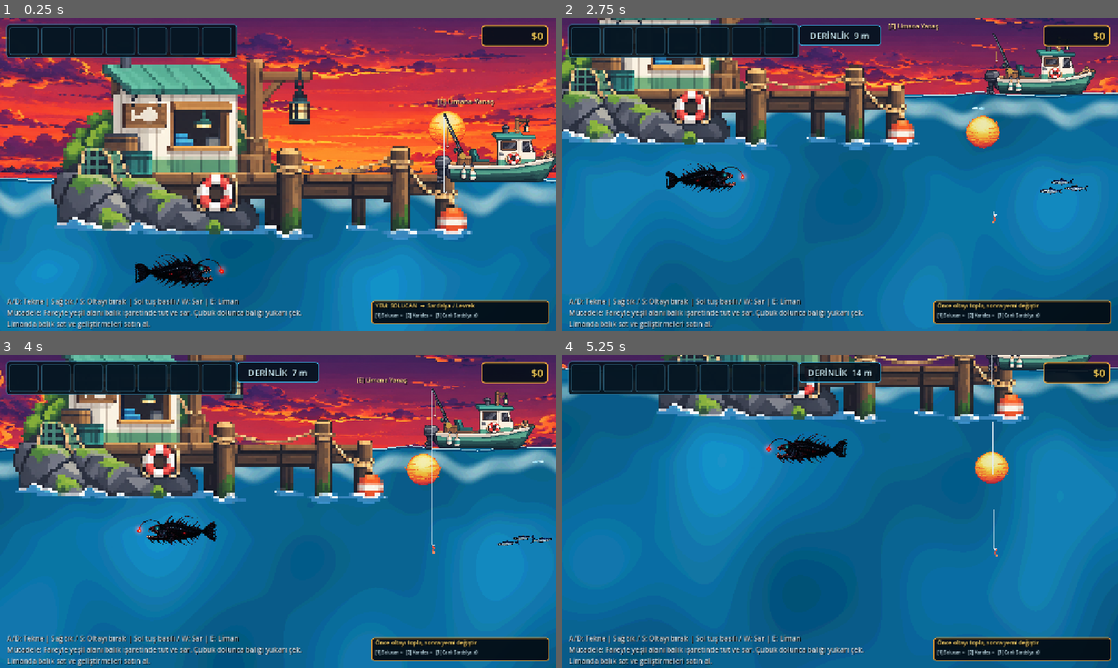
Above: before the commit, frames 1-4 (two rows, left to right).
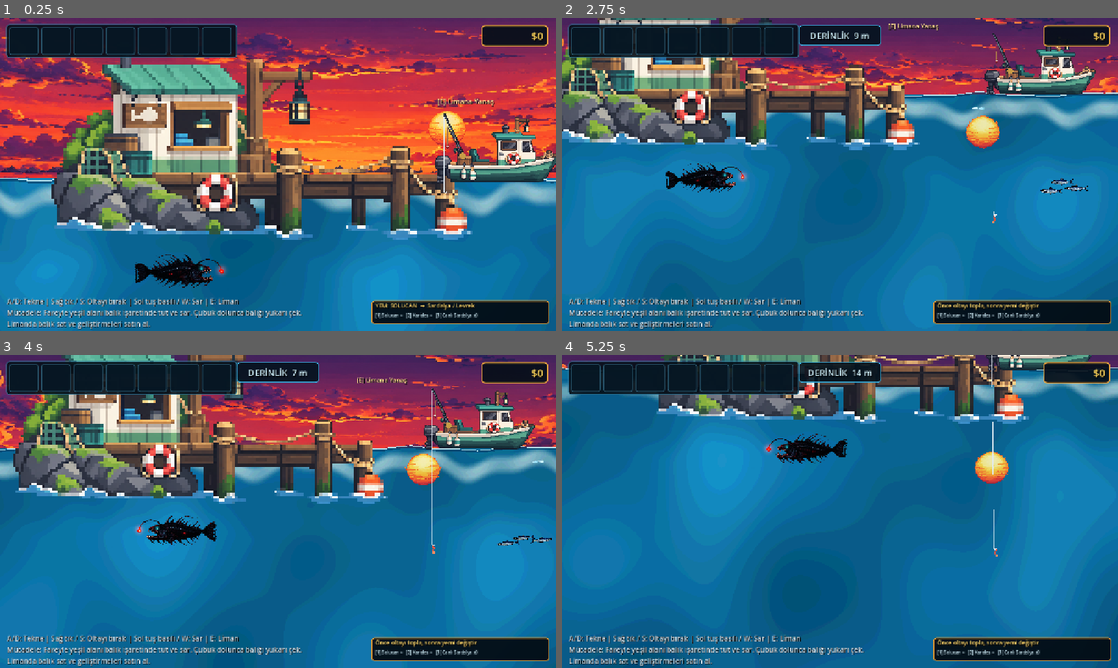
Above: after the commit, the same moments.

Repository: mirackayademir/TinyFisher
Game: Godot game, scene res://scenes/world.tscn
Two runs of this game, one before a commit and one after it. Both use one fixed random seed, a clock stepped at 60 frames per second and the inputs below.
Inputs (mouse positions are in pixels of both pictures, inside the frame that each line leads up to):
- Up to frame 1 (0.25 s): no input
- Up to frame 2 (2.75 s): tap Enter at 0.5 s; move the mouse to (962, 158) at 0.52 s; hold D (move_right) 0.53-1.28 s; tap E (dock) at 0.6 s; click (962, 158) at 0.67 s; move the mouse to (728, 190) at 1.27 s; hold S 1.28-2.03 s; tap 1 at 1.35 s; move the mouse to (895, 105) at 2.02 s; hold D (move_right) from 2.03 s (still down); tap 2 at 2.1 s
- Up to frame 3 (4 s): move the mouse to (250, 574) at 2.77 s; release D (move_right) at 2.78 s; hold W 2.78-3.53 s; tap 3 at 2.85 s; click (250, 574) at 2.92 s; move the mouse to (444, 558) at 3.52 s; hold A (move_left) from 3.53 s (still down); tap E (dock) at 3.6 s
- Up to frame 4 (5.25 s): move the mouse to (673, 464) at 4.27 s; tap 1 at 4.35 s; move the mouse to (867, 511) at 5.02 s; release A (move_left) at 5.03 s; hold S from 5.03 s (still down); tap 2 at 5.1 s; click (867, 511) at 5.17 s

The runs differ from the first frame. In frame 1, less than 0.1% of the frame differs, in the area x 9-11%, y 50-51%; in frame 2, less than 0.1%, in the area x 86-95%, y 51-56%; in frame 3, less than 0.1%; in frame 4, less than 0.1%.

Commit message:
Add subtle back wave layer 5 of 36

Diff:
--- a/scenes/environment_layers.gd
+++ b/scenes/environment_layers.gd
@@ -2,7 +2,8 @@
 
 # TinyFisher katmanli dunya altyapisi.
 # 36 environment gorseli TEK TEK eklenecek.
-# Aktif: 1) sky_base_01.png  2) sun_01_TEMP.png  3) horizon_land_01.png  4) ocean_surface_base_01.png
+# Aktif: 1) sky_base_01.png  2) sun_01_TEMP.png  3) horizon_land_01.png
+#        4) ocean_surface_base_01.png  5) wave_back_01.png
 
 const ENV_ROOT_NAME: String = "EnvironmentLayers"
 const DECOR_SEED: int = 9042026
@@ -37,6 +38,7 @@
 const SUN_TEXTURE_PATH: String = "res://assets/environment/surface/sun_01_TEMP.png"
 const HORIZON_TEXTURE_PATH: String = "res://assets/environment/surface/horizon_land_01.png"
 const OCEAN_SURFACE_TEXTURE_PATH: String = "res://assets/environment/surface/ocean_surface_base_01.png"
+const WAVE_BACK_TEXTURE_PATH: String = "res://assets/environment/surface/wave_back_01.png"
 
 var _scene_id: int = 0
 var _world: Node2D = null
@@ -48,7 +50,7 @@
 func _ready() -> void:
 	process_mode = Node.PROCESS_MODE_ALWAYS
 	_rng.seed = DECOR_SEED
-	print("ENVIRONMENT LAYERS V11: OCEAN SURFACE TEKRARSIZ")
+	print("ENVIRONMENT LAYERS V12: WAVE BACK 5/36")
 
 
 func _process(_delta: float) -> void:
@@ -85,7 +87,8 @@
 	_build_sun_only()
 	_build_horizon_only()
 	_build_ocean_surface_only()
-	print("ENVIRONMENT: 4/36 aktif")
+	_build_wave_back_only()
+	print("ENVIRONMENT: 5/36 aktif")
 
 
 func _prepare_base_layer_order() -> void:
@@ -231,8 +234,6 @@
 	root.name = "OceanSurfaceArt"
 	layer.add_child(root)
 
-	# Bu gorsel tile edilmez. Tek bir uzun yuzey bandi olarak tum dunya genisligine yayilir.
-	# Boylece onceki surumde olusan kutu kutu tekrar ve dikey ek yerleri tamamen kalkar.
 	var fade_shader: Shader = Shader.new()
 	fade_shader.code = (
 		"shader_type canvas_item;\n"
@@ -259,6 +260,51 @@
 	sprite.position = Vector2(WORLD_LEFT_X + world_width * 0.5, WATER_SURFACE_Y + target_height * 0.5)
 	sprite.scale = Vector2(world_width / texture_size.x, target_height / texture_size.y)
 	root.add_child(sprite)
+
+
+# -----------------------------------------------------------------------------
+# GORSEL 5 / 36 - WAVE BACK
+# -----------------------------------------------------------------------------
+
+func _build_wave_back_only() -> void:
+	var layer: Node2D = get_layer("WaveBackLayer")
+	if layer == null or layer.get_node_or_null("WaveBackArt") != null:
+		return
+
+	var texture: Texture2D = _load_texture(WAVE_BACK_TEXTURE_PATH)
+	if texture == null:
+		return
+
+	var texture_size: Vector2 = texture.get_size()
+	if texture_size.x <= 0.0 or texture_size.y <= 0.0:
+		return
+
+	var root: Node2D = Node2D.new()
+	root.name = "WaveBackArt"
+	layer.add_child(root)
+
+	# Asset 2048x128. Yatay olcegi koruyoruz; kisa araliklarla tekrar edip
+	# desen olusturmasin diye 2048 px'lik uzun parcalar kullaniyoruz.
+	# Her ikinci parca aynalanir; tekrar fark edilmesi daha da azalir.
+	var target_height: float = 30.0
+	var y_scale: float = target_height / texture_size.y
+	var tile_width: float = texture_size.x
+	var center_y: float = WATER_SURFACE_Y - 7.0
+	var x: float = WORLD_LEFT_X + tile_width * 0.5
+	var tile_index: int = 0
+
+	while x < WORLD_RIGHT_X + tile_width * 0.5:
+		var sprite: Sprite2D = Sprite2D.new()
+		sprite.name = "WaveBack_%02d" % tile_index
+		sprite.texture = texture
+		sprite.texture_filter = CanvasItem.TEXTURE_FILTER_NEAREST
+		sprite.position = Vector2(x, center_y)
+		sprite.scale = Vector2(-1.0 if tile_index % 2 == 1 else 1.0, y_scale)
+		sprite.modulate = Color(0.84, 0.94, 1.0, 0.34)
+		root.add_child(sprite)
+
+		x += tile_width - 2.0
+		tile_index += 1
 
 
 func _add_tiled_strip(
